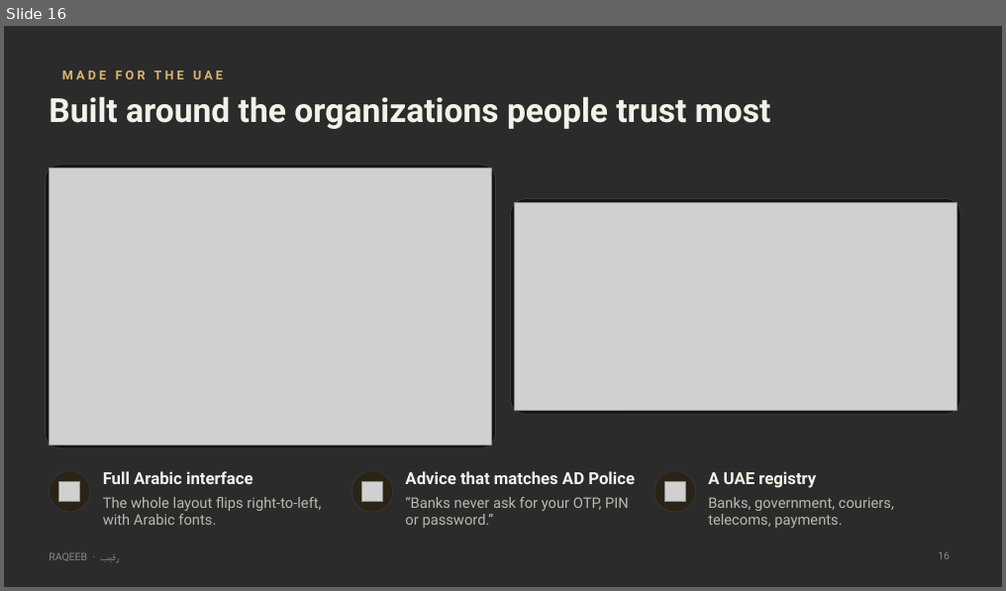
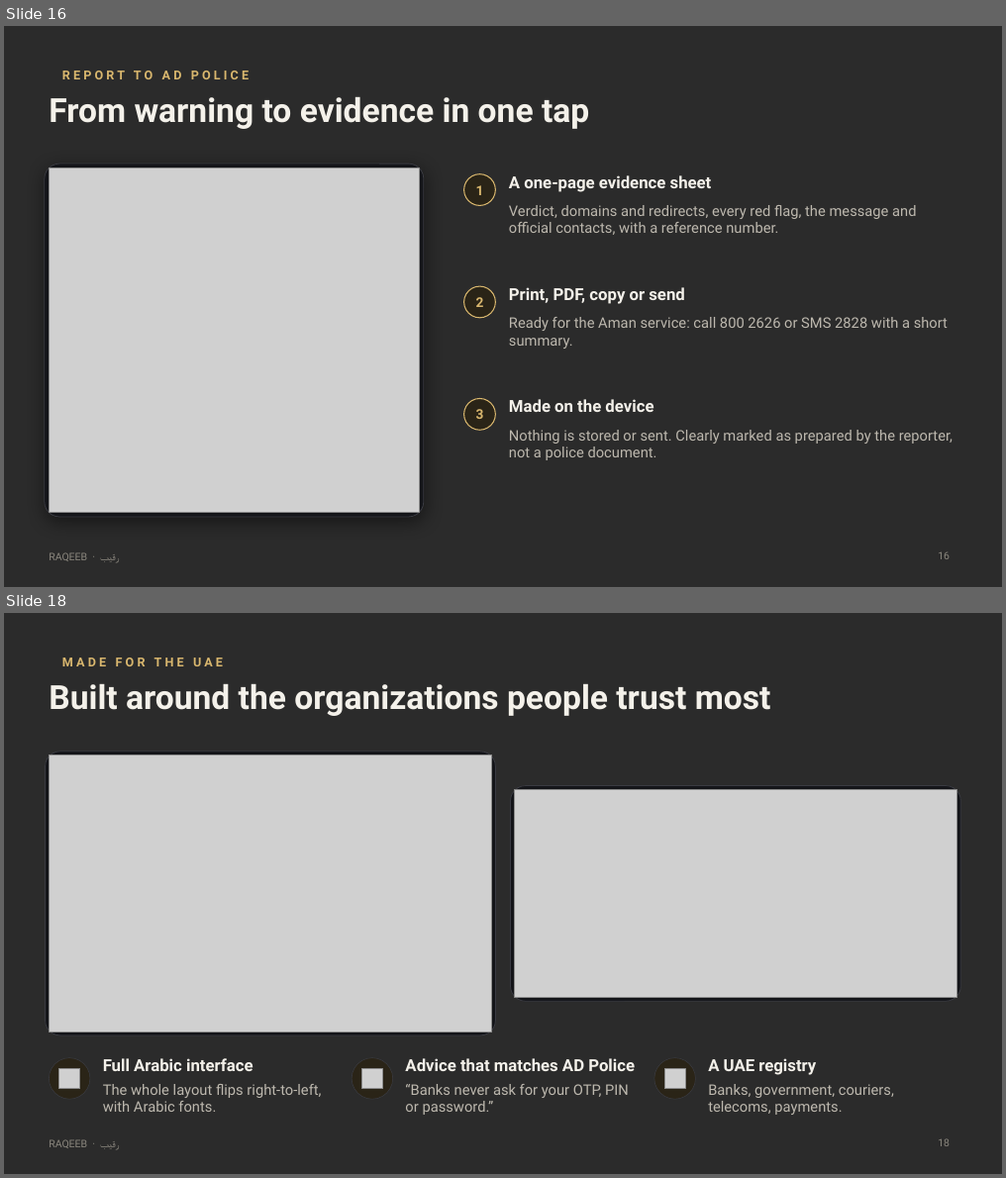
Before and after one commit to prokl1d/RAQEEB, a slide deck: docs/RAQEEB_Pitch_Deck.pptx. Shown one above the other, each under a label of ours: slide 16 before the commit, slides 16 and 18 after it; the slides between them are not shown. The pictures are 1006x591 and 1006x1178 pixels, drawn with LibreOffice and Linux fonts; fonts in the diff are those of the drawing; grey boxes stand for pictures; background and template pictures are left out; a plain dark background stands for a picture behind light text. Boxes give left, top, right and bottom in pixels: in the first picture for what was removed or moved away, otherwise in the second. Text is boxed around its words. In the diff, an @@ line names an element or a change of style, - is before the commit and + after.

```diff
--- a/docs/RAQEEB_Pitch_Deck.pptx
+++ b/docs/RAQEEB_Pitch_Deck.pptx
@@ slide 16 added at <box>4,26,1002,587</box>, background picture (left out); not listed: 1 template element that a slide beside it also shows @@
@@ text added at <box>62,71,249,79</box>, 12 pt, text #D9B76E, bold @@
+REPORT TO AD POLICE
@@ title added at <box>49,97,589,129</box>, 32 pt, text #F4F1EA, bold @@
+From warning to evidence in one tap
@@ rounded rectangle added at <box>45,164,424,517</box>, fill #141519, outline #3A3B42 0.75 pt @@
@@ picture added at <box>49,169,420,513</box> @@
@@ ellipse added at <box>464,174,496,205</box>, fill #2A2417, outline #D9B76E 1 pt @@
@@ text added at <box>476,185,484,195</box>, 13 pt, text #D9B76E, bold @@
+1
@@ text added at <box>509,175,712,192</box>, 16 pt, text #F4F1EA, bold @@
+A one-page evidence sheet
@@ text added at <box>509,205,916,235</box>, 14 pt, text #BDB8AE @@
+Verdict, domains and redirects, every red flag, the message and official contacts, with a reference number.
@@ ellipse added at <box>464,286,496,318</box>, fill #2A2417, outline #D9B76E 1 pt @@
@@ text added at <box>509,287,684,304</box>, 16 pt, text #F4F1EA, bold @@
+Print, PDF, copy or send
@@ text added at <box>476,297,484,307</box>, 13 pt, text #D9B76E, bold @@
+2
@@ text added at <box>509,317,947,349</box>, 14 pt, text #BDB8AE @@
+Ready for the Aman service: call 800 2626 or SMS 2828 with a short summary.
@@ ellipse added at <box>464,399,496,430</box>, fill #2A2417, outline #D9B76E 1 pt @@
@@ text added at <box>476,409,484,419</box>, 13 pt, text #D9B76E, bold @@
+3
@@ text added at <box>509,399,653,412</box>, 16 pt, text #F4F1EA, bold @@
+Made on the device
@@ text added at <box>509,430,952,461</box>, 14 pt, text #BDB8AE @@
+Nothing is stored or sent. Clearly marked as prepared by the reporter, not a police document.
@@ page number added at <box>938,553,949,560</box>, 10 pt, text #8B877E @@
+16
@@ what was slide 16 is now slide 18 @@
```
Also in this commit, not shown: 3 slides changed, 1 other slide added, 20 other files.
